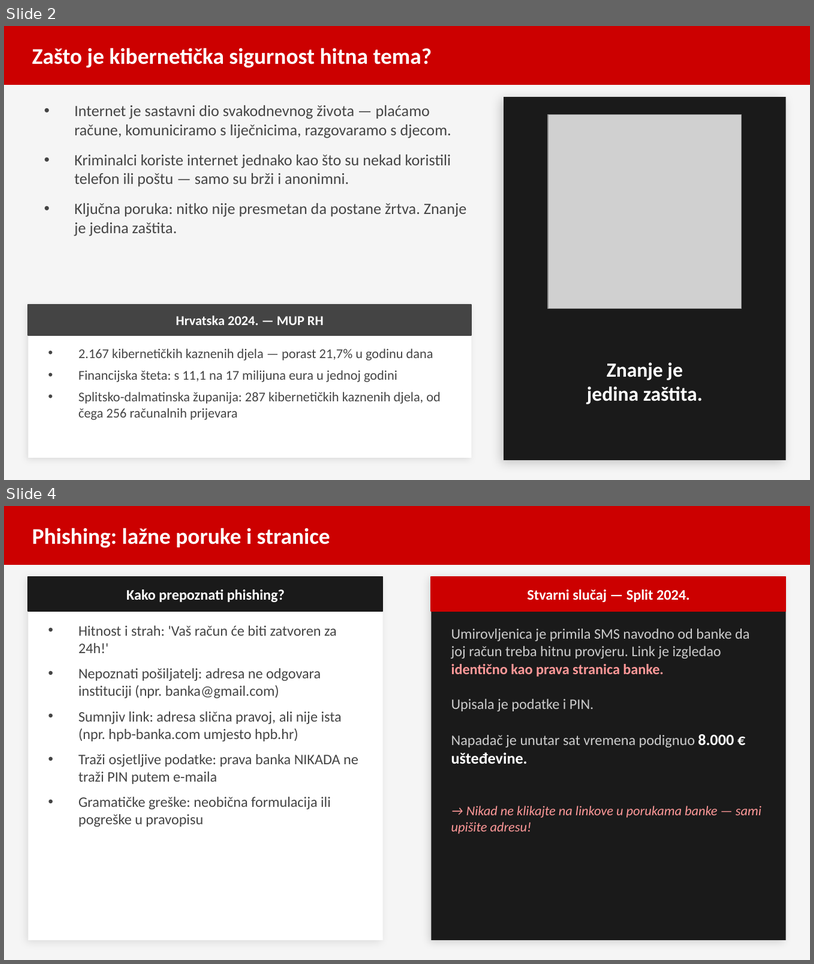
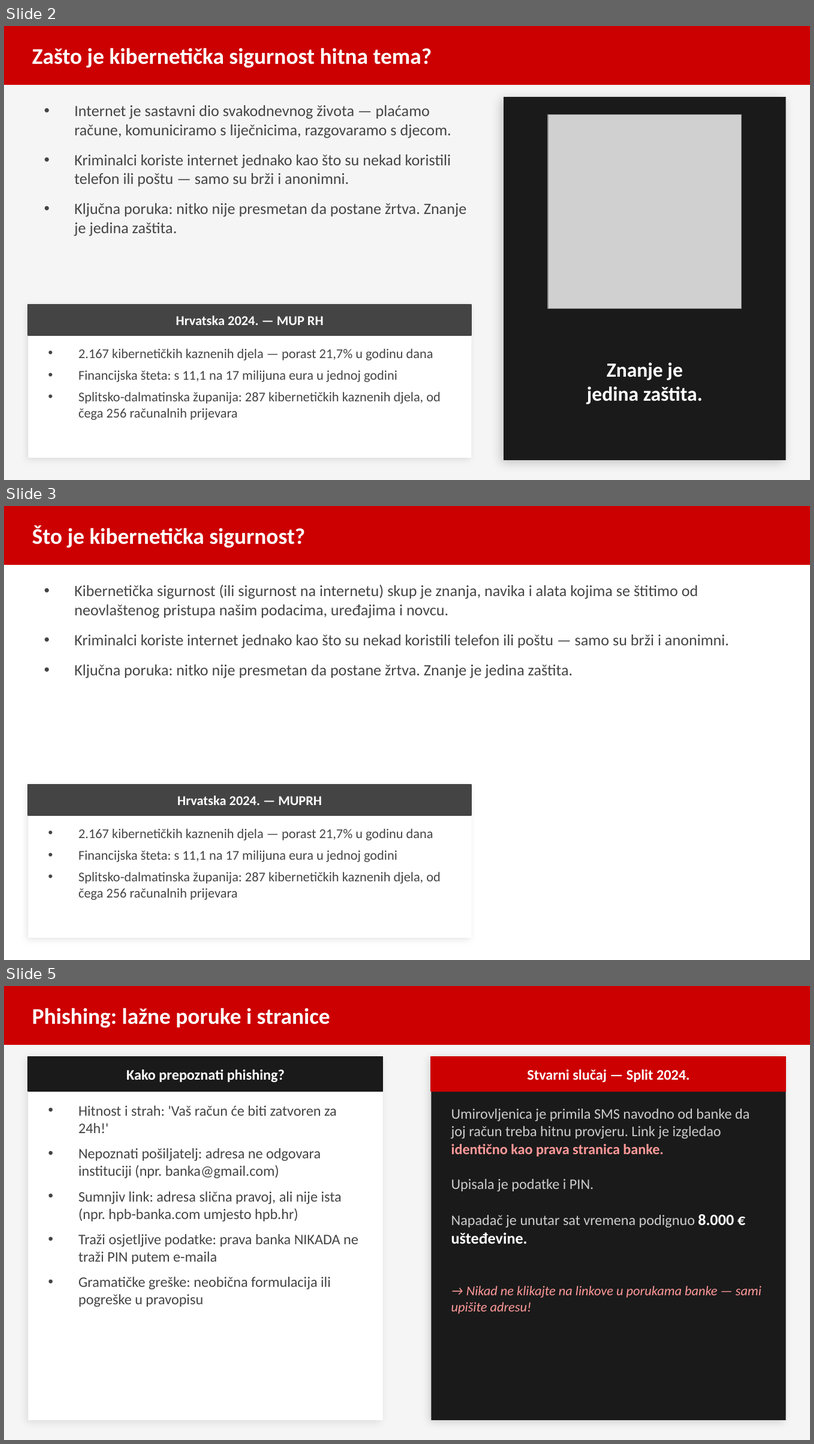
Before and after one commit to brunobilandzic/dipl, a slide deck: praksa/RAST/izradaprezentacije/Sigurnost_na_internetu_prezentacija.pptx. Shown one above the other, each under a label of ours: slides 2 and 4 before the commit, slides 2, 3 and 5 after it; the slides between them are not shown. The pictures are 814x964 and 814x1444 pixels, drawn with LibreOffice and Linux fonts; fonts in the diff are those of the drawing; grey boxes stand for pictures. Boxes give left, top, right and bottom in pixels: in the first picture for what was removed or moved away, otherwise in the second. Text is boxed around its words. In the diff, an @@ line names an element or a change of style, - is before the commit and + after.

```diff
--- a/praksa/RAST/izradaprezentacije/Sigurnost_na_internetu_prezentacija.pptx
+++ b/praksa/RAST/izradaprezentacije/Sigurnost_na_internetu_prezentacija.pptx
@@ slide 3 added at [4, 506, 810, 960], background #FFFFFF @@
@@ rectangle added at [4, 506, 810, 564], fill #CC0000, outline #CC0000 1 pt @@
@@ text added at [32, 525, 305, 548], 20 pt, text #FFFFFF, bold @@
+Što je kibernetička sigurnost?
@@ text added at [74, 585, 729, 678], 14 pt, text #444444 @@
+• Kibernetička sigurnost (ili sigurnost na internetu) skup je znanja, navika i alata kojima se štitimo od neovlaštenog pristupa našim podacima, uređajima i novcu.
+• Kriminalci koriste internet jednako kao što su nekad koristili telefon ili poštu — samo su brži i anonimni.
+• Ključna poruka: nitko nije presmetan da postane žrtva. Znanje je jedina zaštita.
@@ rectangle added at [28, 784, 472, 937], fill #FFFFFF @@
@@ rectangle added at [28, 784, 472, 815], fill #444444, outline #444444 1 pt @@
@@ text added at [177, 795, 322, 805], 12 pt, text #FFFFFF, bold @@
+Hrvatska 2024. — MUPRH
@@ text added at [78, 828, 441, 900], 12 pt, text #444444 @@
+• 2.167 kibernetičkih kaznenih djela — porast 21,7% u godinu dana
+• Financijska šteta: s 11,1 na 17 milijuna eura u jednoj godini
+• Splitsko-dalmatinska županija: 287 kibernetičkih kaznenih djela, od čega 256 računalnih prijevara
@@ what was slide 4 is now slide 5 @@
```
Also in this commit, not shown: 1 slide changed, 6 other files.
